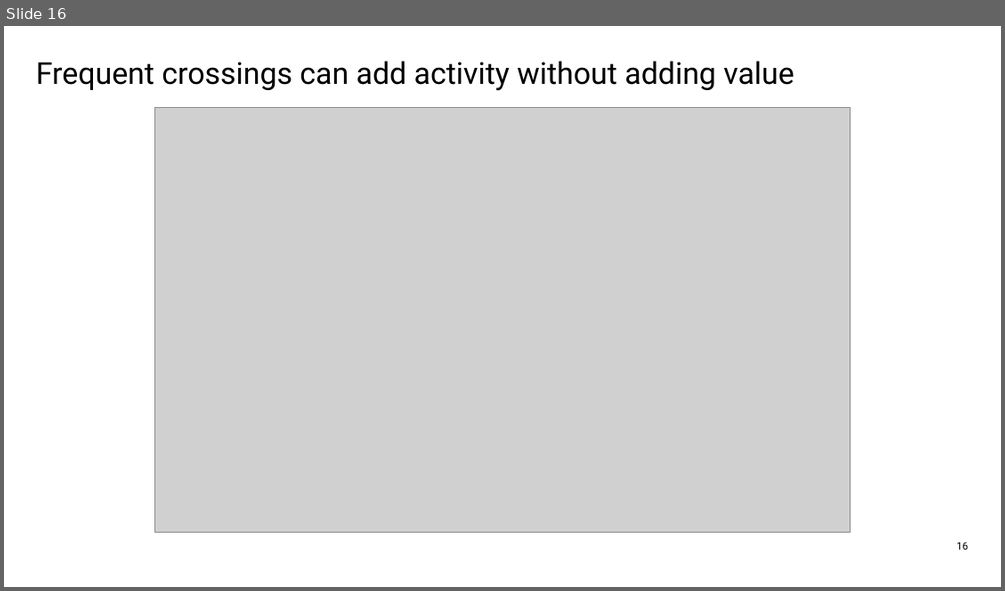
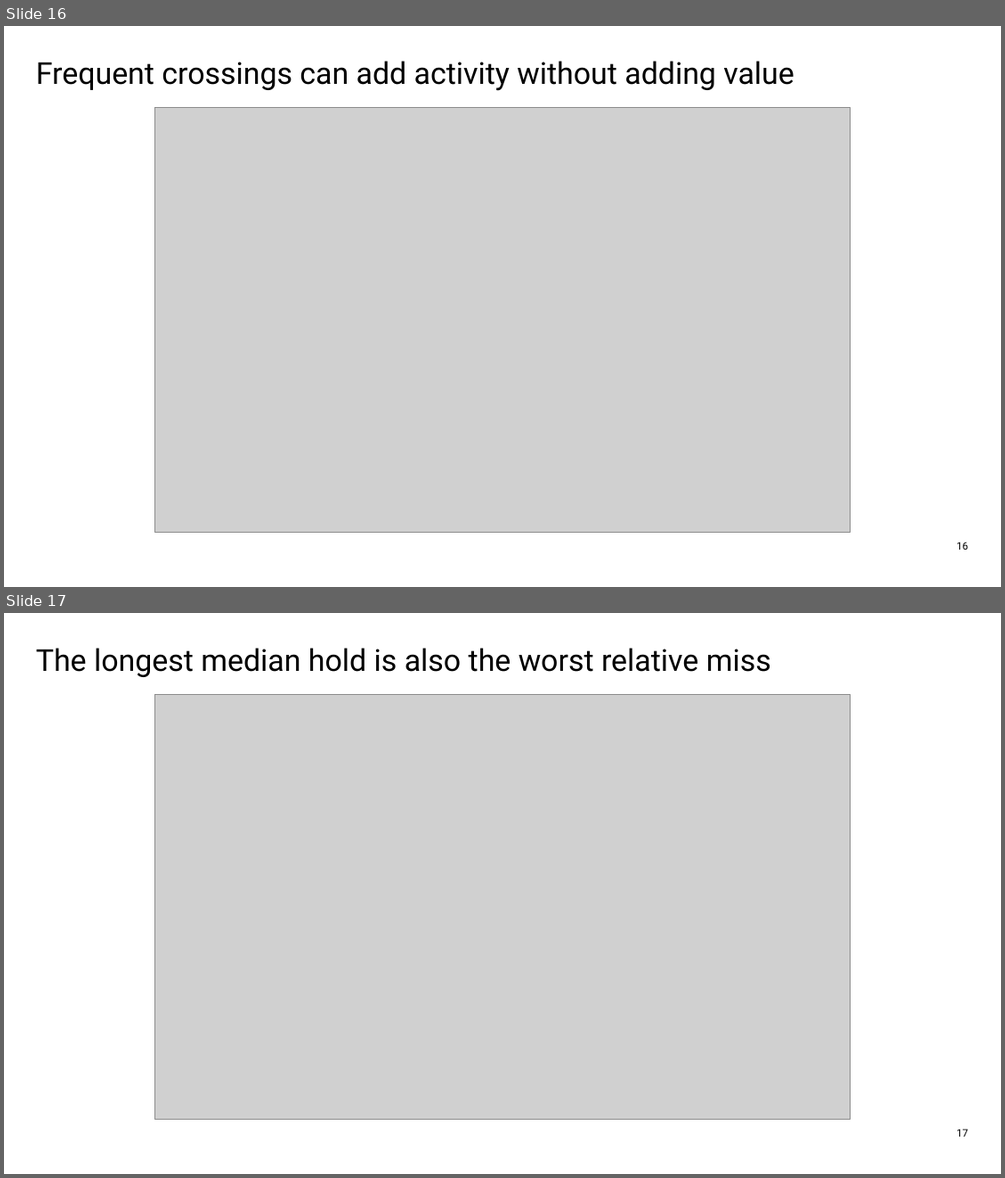
Before and after one commit to Francisc0Franc0/Time-Series-Modeling-Gen5, a slide deck: operator_hypothesis_lab/presentations/hyp_mom_02_1_sma200_cross_wide_discovery_evidence.pptx. Shown one above the other, each under a label of ours: slide 16 before the commit, slides 16 and 17 after it. The pictures are 1005x591 and 1005x1178 pixels, drawn with LibreOffice and Linux fonts; fonts in the diff are those of the drawing; grey boxes stand for pictures. Boxes give left, top, right and bottom in pixels: in the first picture for what was removed or moved away, otherwise in the second. Text is boxed around its words. In the diff, an @@ line names an element or a change of style, - is before the commit and + after.

```diff
--- a/operator_hypothesis_lab/presentations/hyp_mom_02_1_sma200_cross_wide_discovery_evidence.pptx
+++ b/operator_hypothesis_lab/presentations/hyp_mom_02_1_sma200_cross_wide_discovery_evidence.pptx
@@ slide 17 added at (4,613,1001,1174), background #FFFFFF @@
@@ text added at (36,648,771,677), 29 pt, text #000000 @@
+The longest median hold is also the worst relative miss
@@ picture added at (155,695,850,1119) @@
@@ text added at (956,1128,968,1136), 10 pt, text #000000 @@
+17
```
Also in this commit, not shown: 11 slides changed, 1 slide removed, 9 other files.
